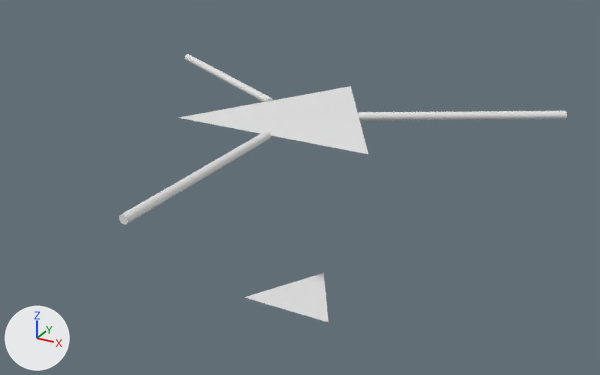
A saved change to the Blender file blender/deltabot.blend.
Before and after are seen from a 50 mm lens placed at (1.84, -3.33, 1.29), pointed at (0.03, -0.04, -0.35). Every picture has the same lights, and +X, +Y and +Z are marked at lower left.

In view in the first picture: 'Endefector', 'J0', 'J1', 'J2', 'Top'.
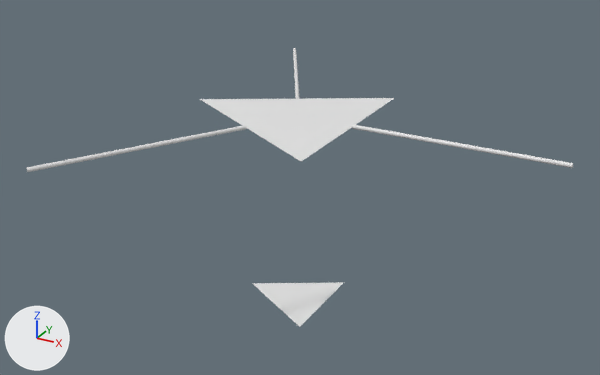
Boxes (x1, y1, x2, y2) around the edits, measured in the pictures (600 x 375 px; the box of a moved part takes in the faces that stretch with it):
'Top', reshaped (7% shorter)
    before: (179, 86, 368, 154)
    after: (200, 98, 394, 161)
'J0', reshaped, moved (45% wider, 53% shorter)
    before: (119, 131, 271, 225)
    after: (352, 124, 573, 168)
'Endefector', reshaped (11% wider, 8% shorter)
    before: (245, 273, 328, 322)
    after: (252, 282, 344, 327)
'J1', reshaped, moved
    before: (358, 111, 567, 121)
    after: (293, 48, 299, 99)
'J2', reshaped, moved (151% wider)
    before: (185, 54, 272, 102)
    after: (26, 125, 246, 172)
part 1 of me_cylinder_004, moved or reshaped
    before: (185, 54, 272, 102)
    after: (26, 48, 573, 172)

The change in detail:
me_cylinder_004 has 64 vertices, 34 faces and spans x -0.02..0.02, y -1.0..0.0, z -0.02..0.02.
me_cylinder_004 is used by ob_j2; location (-0.25, 0.144, 0.0); rotation (0.0, 0.0, -2.094), in degrees (0, 0, -120).
me_cylinder_004 part 1: the whole mesh is multiplied about the mesh origin by the matrix ((0.0, -1.0, 0.0), (0.0, 0.0, 0.5), (-0.5, 0.0, 0.0)).
me_plane_001 has 3 vertices, 1 face and spans x -0.5..0.5, y -0.289..0.577, z 0.0.
me_plane_001 is used by ob_endefector; location (0.0, 0.0, -1.0); scale (0.5, 0.5, 0.5).
Part 2, on me_plane_001:
Vertex 0 of me_plane_001 moves from (0.5, -0.289, 0.0) at pixel (328, 322) to (0.289, 0.5, 0.0) at pixel (344, 282).
Vertex 1 of me_plane_001 moves from (0.0, 0.577, 0.0) at pixel (323, 273) to (-0.577, 0.0, 0.0) at pixel (252, 283).
Vertex 2 of me_plane_001 moves from (-0.5, -0.289, 0.0) at pixel (243, 297) to (0.289, -0.5, 0.0) at pixel (299, 327).
me_plane has 3 vertices, 1 face and spans x -0.5..0.5, y -0.289..0.577, z 0.0.
me_plane is used by ob_top; location (0.0, 0.0, 0.0).
Part 3, on me_plane:
Vertex 0 of me_plane moves from (0.5, -0.289, 0.0) at pixel (368, 154) to (0.289, 0.5, 0.0) at pixel (394, 97).
Vertex 1 of me_plane moves from (0.0, 0.577, 0.0) at pixel (350, 86) to (-0.577, 0.0, 0.0) at pixel (199, 99).
Vertex 2 of me_plane moves from (-0.5, -0.289, 0.0) at pixel (177, 117) to (0.289, -0.5, 0.0) at pixel (301, 161).
Object 'J2' (ob_j2) moves from (-0.25, 0.144, 0.0) to (-0.144, -0.25, 0.0).
Object 'J1' (ob_j1) now shows me_cylinder_004 instead of me_cylinder_003.
Object 'J1' (ob_j1) moves from (0.25, 0.144, 0.0) to (-0.144, 0.25, 0.0).
Object 'J0' (ob_j0) now shows me_cylinder_004 instead of me_cylinder.
Object 'J0' (ob_j0) moves from (0.0, -0.289, 0.0) to (0.289, 0.0, 0.0).
